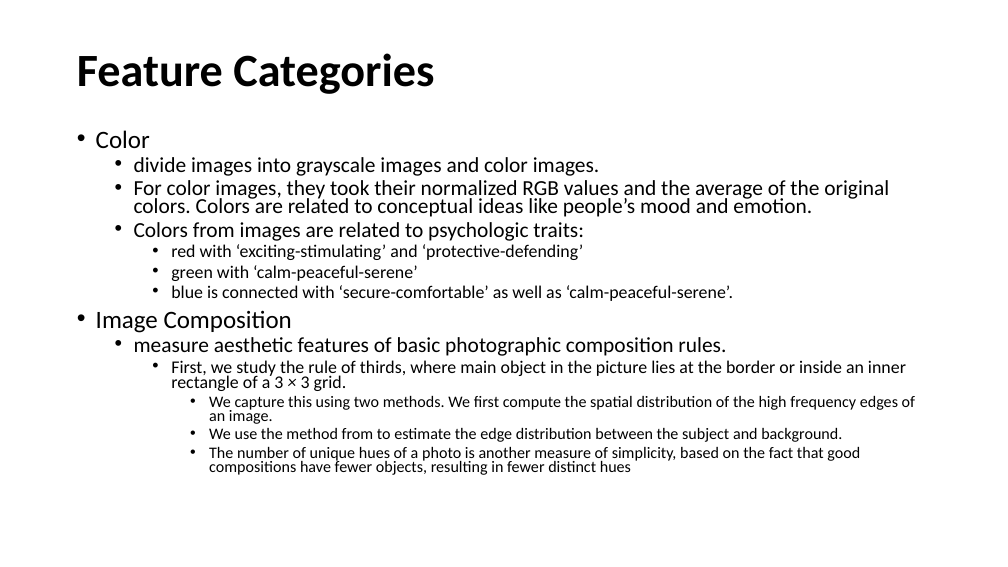
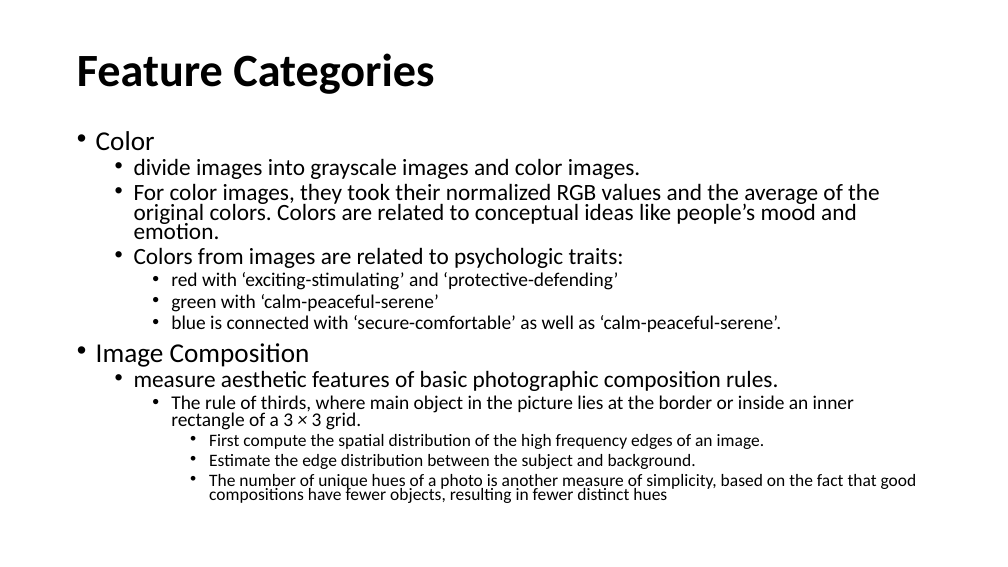
Before and after one commit to Sandhya-Bairi/USU-Assignments-and-Projects, a slide deck: slide 15 of CS 6675 - Advance Data Science/Practicum/Presentation.pptx. Drawn at 1008x567 pixels with LibreOffice and Linux fonts; fonts in the diff are those of the drawing. Boxes give left, top, right and bottom in pixels: in the first picture for what was removed or moved away, otherwise in the second. Text is boxed around its words. In the diff, an @@ line names an element or a change of style, - is before the commit and + after.

```diff
--- a/CS 6675 - Advance Data Science/Practicum/Presentation.pptx
+++ b/CS 6675 - Advance Data Science/Practicum/Presentation.pptx
@@ text at (96, 131, 917, 503): size 23.8 to 25.9 pt in "Color", "Image Composition"; size 20.4 to 22.2 pt in "divide images into grayscale images and color ...", "For color images, they took their normalized ...", "Colors from images are related to psychologic ...", "measure aesthetic features of basic photographic composition ..."; size 17 to 18.5 pt in "red with ‘exciting-stimulating’ and ‘protective-defending’", "green with ‘calm-peaceful-serene’", "blue is connected with ‘secure-comfortable’ as well ..."; size 15.3 to 16.6 pt in "The number of unique hues of a ..." @@
@@ text at (171, 395, 854, 469): text changed; size 15.3 to 16.6 pt @@
-    • First, we study the rule of thirds, where main object in the picture lies at the border or inside an inner rectangle of a 3 × 3 grid.
-      • We capture this using two methods. We first compute the spatial distribution of the high frequency edges of an image.
-      • We use the method from to estimate the edge distribution between the subject and background.
+    • The rule of thirds, where main object in the picture lies at the border or inside an inner rectangle of a 3 × 3 grid.
+      • First compute the spatial distribution of the high frequency edges of an image.
+      • Estimate the edge distribution between the subject and background.
```
Also in this commit, not shown: 7 other slides changed.
